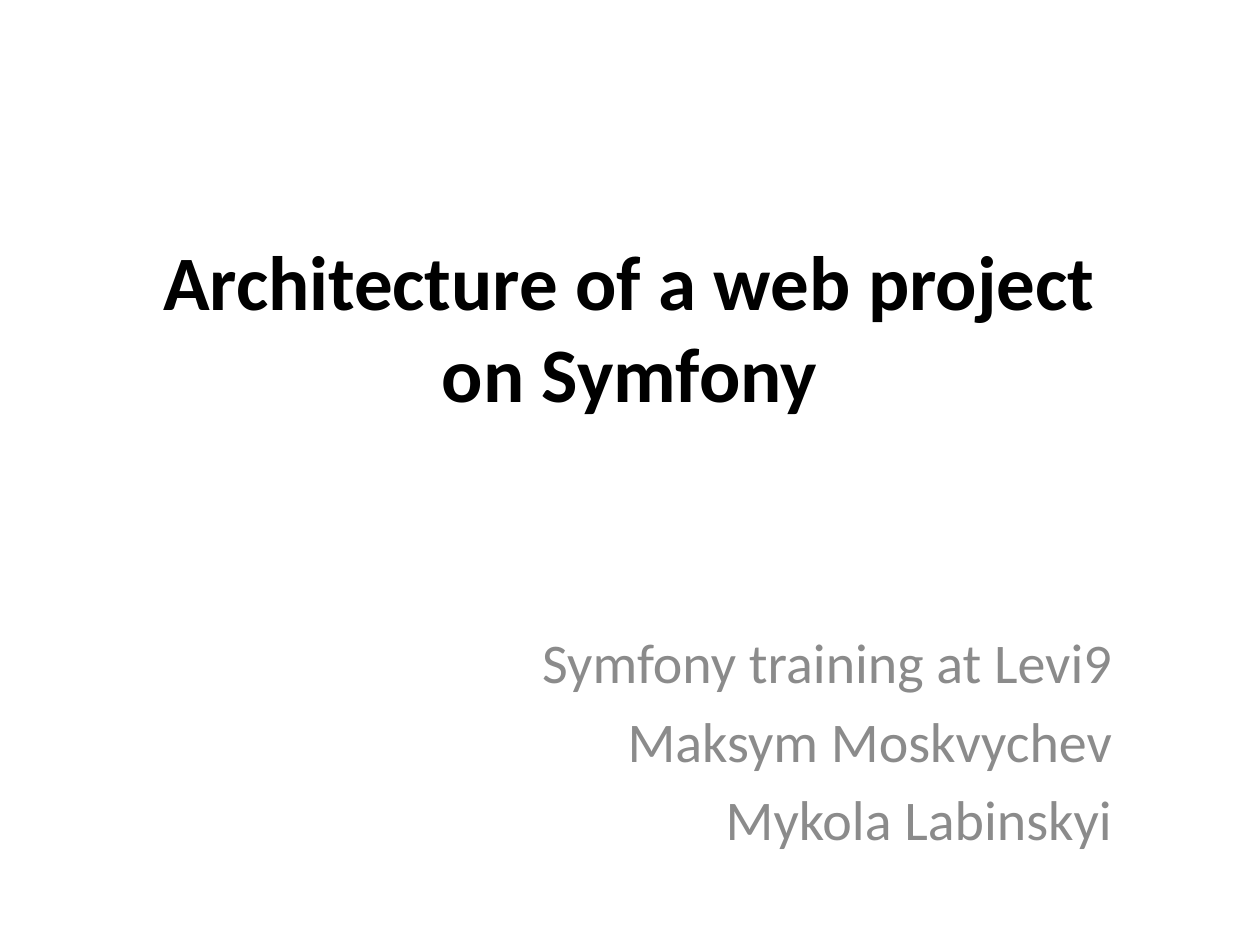
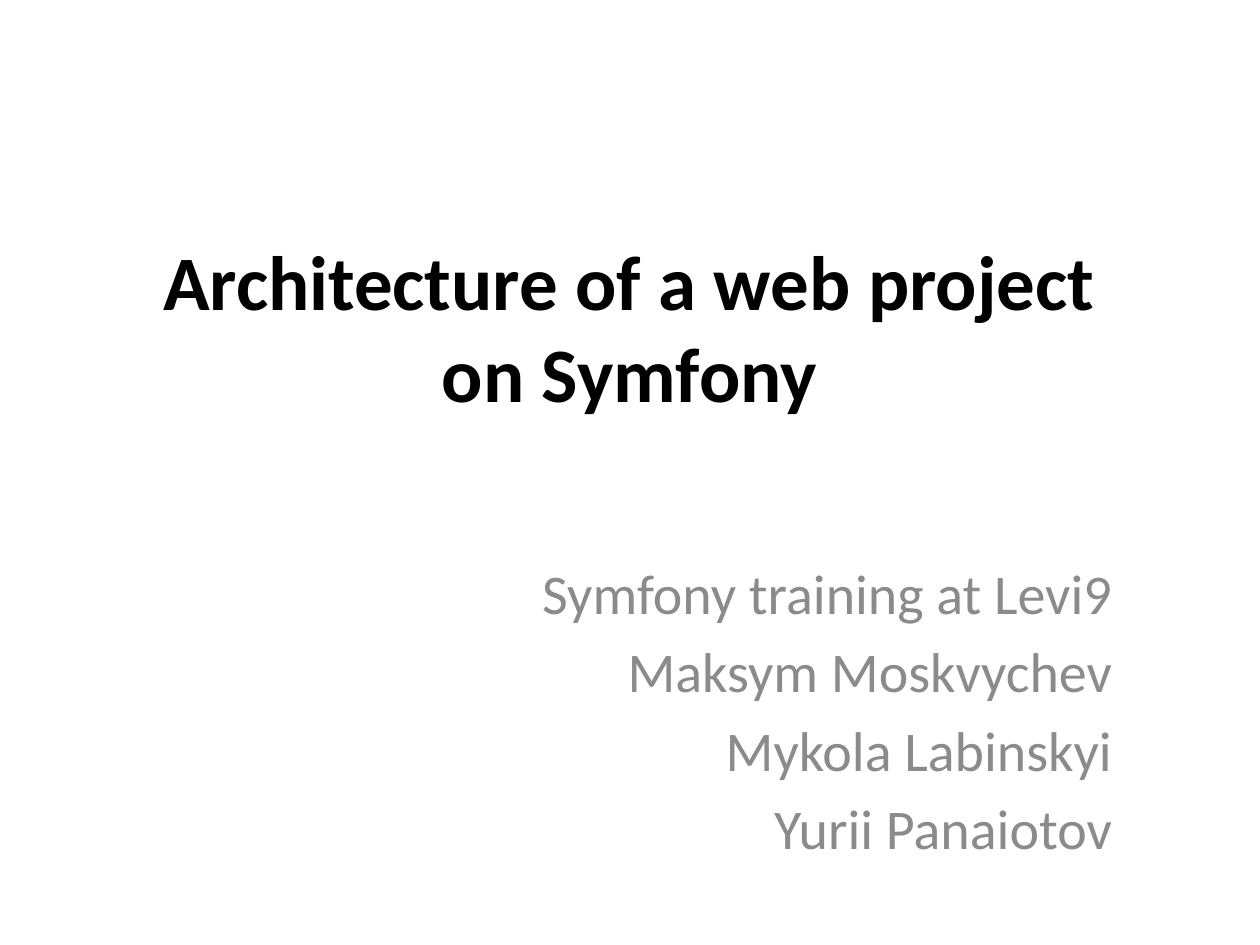
Before and after one commit to panayotovyura/panayotovyura.github.io, a slide deck: slide 1 of assets/workshop_1_architecture.pptx. Drawn at 1260x945 pixels with LibreOffice and Linux fonts; fonts in the diff are those of the drawing. Boxes give left, top, right and bottom in pixels: in the first picture for what was removed or moved away, otherwise in the second. Text is boxed around its words. In the diff, an @@ line names an element or a change of style, - is before the commit and + after.

Commit message:
small presentation fix

```diff
--- a/assets/workshop_1_architecture.pptx
+++ b/assets/workshop_1_architecture.pptx
@@ subtitle "Symfony training at Levi9": place and size @@
-subtitle "Symfony training at Levi9" at box(542, 644, 1112, 849)
+subtitle "Symfony training at Levi9" at box(542, 575, 1112, 850)
@@ subtitle at box(774, 810, 1112, 850): paragraph added @@
+Yurii Panaiotov
```
